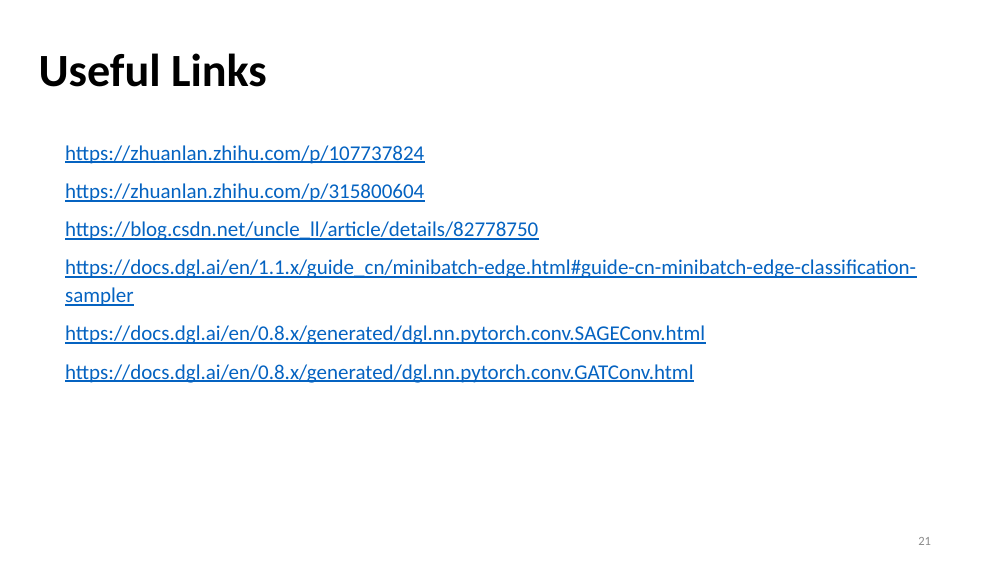
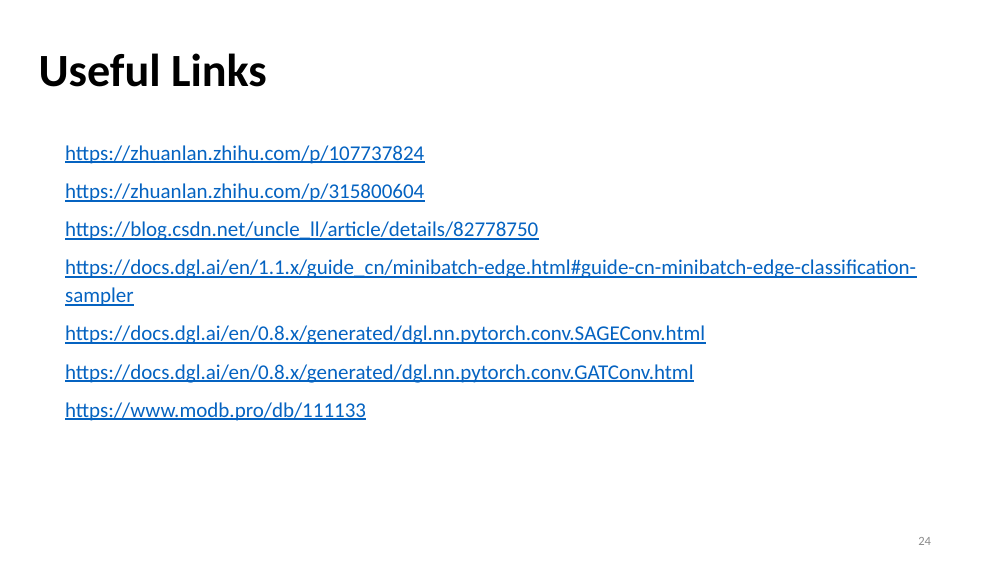
Before and after one commit to Bai1026/Intern-IIS, a slide deck: slide 24 of Meeting/Presentation_0914.pptx (slide 21 before the commit). Drawn at 1008x567 pixels with LibreOffice and Linux fonts; fonts in the diff are those of the drawing. Boxes give left, top, right and bottom in pixels: in the first picture for what was removed or moved away, otherwise in the second. Text is boxed around its words. In the diff, an @@ line names an element or a change of style, - is before the commit and + after.

```diff
--- a/Meeting/Presentation_0914.pptx
+++ b/Meeting/Presentation_0914.pptx
@@ text at bbox=[65, 402, 366, 421]: paragraph added @@
+https://www.modb.pro/db/111133
@@ page number at bbox=[918, 537, 931, 545]: text changed @@
-21
+24
```
Also in this commit, not shown: 4 other slides changed, 3 slides added, 2 other files.
